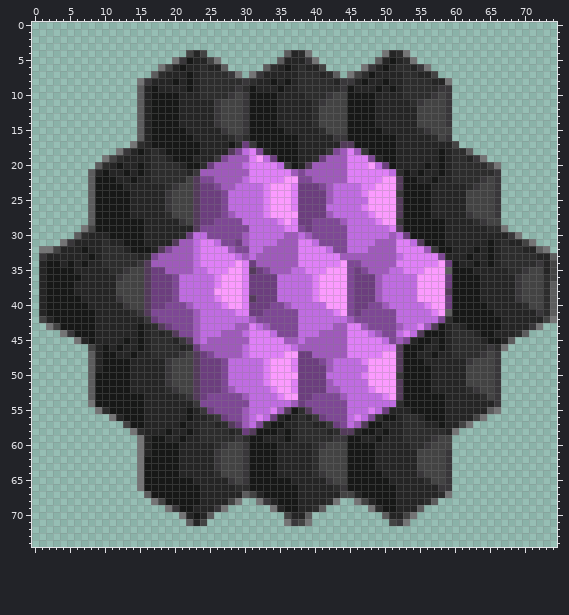
One commit to this sprite sheet: awaken/assets/dark_pink.png. The picture above was drawn from the file before the commit.
The file is 75x75 pixels. Colours within 5 levels of each other are drawn and written as one.
Now the later version:
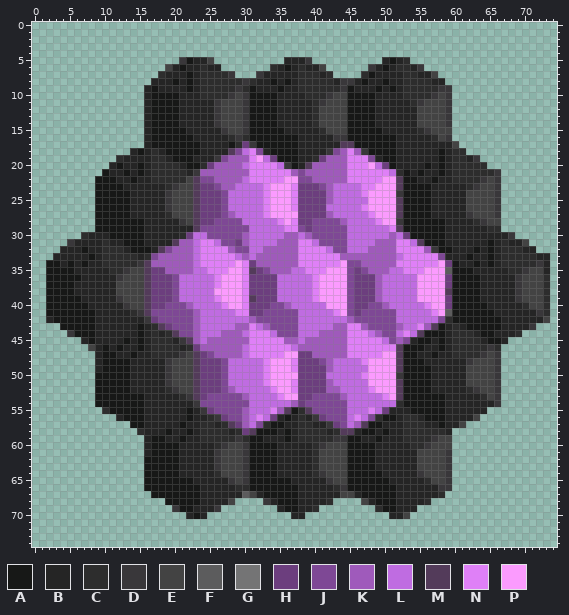
Palette (. is transparent): A #171817  B #252525  C #2d2d2d  D #39373a  E #434343  F #5c5c5d  G #747475  H #6c3e7e  J #7e4895  K #9f5abb  L #bf6ce1  M #533b5a  N #df80f7  P #fb9bfe
What changed:
Changed rows in their new state; - is an unchanged pixel.
first column x 1:
 4 ---------------------...-----------....----------....---------------------
 5 -------------------.-----.--------.----.--------.----.--------------------
 6 -----------------.--------.-----.-------------.--------.------------------
 7 ----------------.-----------.-.-----------.-..----------------------------
 8 --------------..------------------------------------------.---------------
 9 --------------.-----------------------------------------------------------
10 --------------.-----------------------------------------------------------
11 --------------.-----------------------------------------------------------
12 --------------.-----------------------------------------------------------
13 --------------.-----------------------------------------------------------
14 --------------.-----------------------------------------------------------
15 --------------.-----------------------------------------------------------
16 --------------.-----------------------------------------------------------
17 -------------..-----------------------------------------------------------
18 -----------..------------------------------------------------.------------
19 ---------..----------------------------------------------------.----------
20 --------..------------------------------------------------------..--------
21 -------..-----------------------------------------------------------------
22 -------.------------------------------------------------------------------
23 -------.------------------------------------------------------------------
24 -------.------------------------------------------------------------------
25 -------.------------------------------------------------------------------
26 -------.------------------------------------------------------------------
27 -------.------------------------------------------------------------------
28 -------.------------------------------------------------------------------
29 ------..----------------------------------------------------------.-------
30 -----.--------------------------------------------------------------.-----
31 ---.------------------------------------------------------------------.---
32 ...--------------------------------------------------------------------..-
33 ..-----------------------------------------------------------------------.
34 .------------------------------------------------------------------------.
35 .------------------------------------------------------------------------.
36 .------------------------------------------------------------------------.
37 .------------------------------------------------------------------------.
38 .------------------------------------------------------------------------.
39 .------------------------------------------------------------------------.
40 .------------------------------------------------------------------------.
41 .------------------------------------------------------------------------.
42 .------------------------------------------------------------------------.
43 -..--------------------------------------------------------------------.--
44 ---.-----------------------------------------------------------------.----
45 -----.-------------------------------------------------------------.------
46 ------------------------------------------------------------------.-------
47 -------.------------------------------------------------------------------
48 -------.------------------------------------------------------------------
49 -------.------------------------------------------------------------------
50 -------.------------------------------------------------------------------
51 -------.------------------------------------------------------------------
52 -------.------------------------------------------------------------------
53 -------.------------------------------------------------------------------
54 -------.------------------------------------------------------------------
55 --------.-------------------------------------------------------..--------
56 ----------.----------------------------------------------------.----------
57 ------------.------------------------------------------------.------------
58 -------------.---------------------------------------------.--------------
59 --------------.-----------------------------------------------------------
60 --------------.-----------------------------------------------------------
61 --------------.-----------------------------------------------------------
62 --------------.-----------------------------------------------------------
63 --------------.-----------------------------------------------------------
64 --------------.-----------------------------------------------------------
65 --------------.-----------------------------------------------------------
66 --------------.-----------------------------------------------------------
67 ---------------.------------------------------------------.---------------
68 ----------------..----------.--.----------.--.----------.-----------------
69 ------------------.-------.------.------.------.------.-------------------
70 --------------------.---.----------.--.----------.---.--------------------
71 ---------------------...-----------....-----------...---------------------
Boxes around the changes in both pictures, in picture pixels (x1, y1, x2, y2):
erased: (39, 50, 452, 526)
erased: (466, 148, 501, 169)
erased: (501, 225, 557, 351)
erased: (452, 407, 501, 435)
